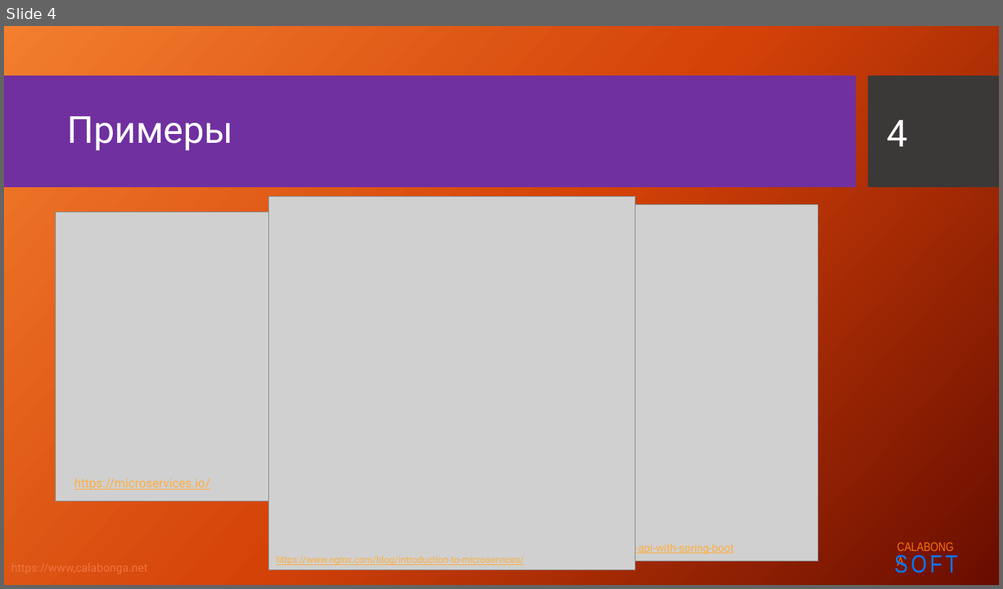
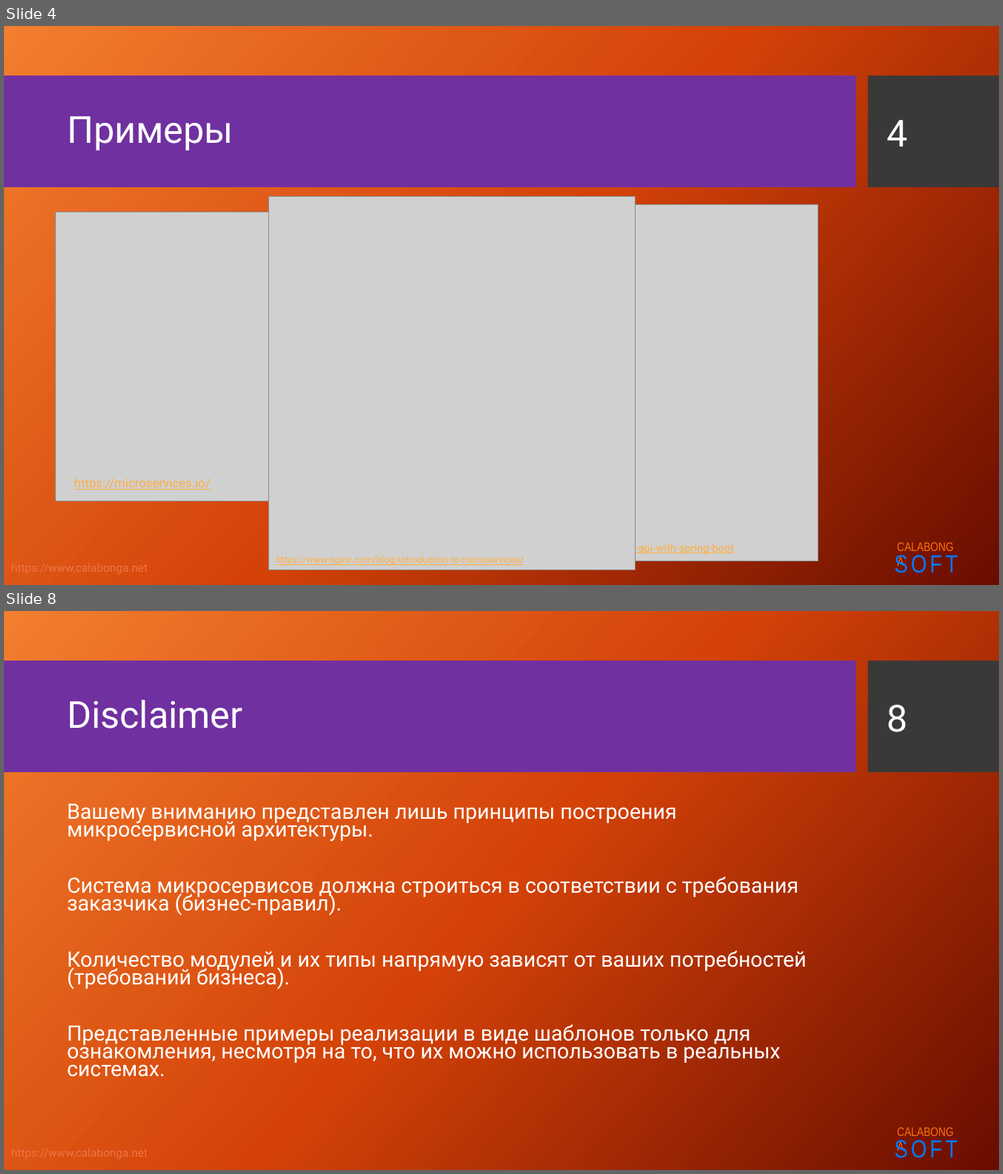
Before and after one commit to Calabonga/Microservice-Template, a slide deck: Presentation/Microservices2.pptx. Shown one above the other, each under a label of ours: slide 4 before the commit, slides 4 and 8 after it; the slides between them are not shown. The pictures are 1003x589 and 1003x1174 pixels, drawn with LibreOffice and Linux fonts; fonts in the diff are those of the drawing; grey boxes stand for pictures; background and template pictures are left out. Boxes give left, top, right and bottom in pixels: in the first picture for what was removed or moved away, otherwise in the second. Text is boxed around its words. In the diff, an @@ line names an element or a change of style, - is before the commit and + after.

```diff
--- a/Presentation/Microservices2.pptx
+++ b/Presentation/Microservices2.pptx
@@ slide 8 added at (4,611,999,1170), background picture (left out); not listed: 5 template elements that a slide beside it also shows @@
@@ title added at (67,700,242,729), 36 pt, text #FFFFFF @@
+Disclaimer
@@ page number added at (887,704,908,732), 36 pt, text #FFFFFF @@
+8
@@ text added at (67,803,806,1077), 20.4 pt, text #FFFFFF @@
+Вашему вниманию представлен лишь принципы построения микросервисной архитектуры.
+Система микросервисов должна строиться в соответствии с требования заказчика (бизнес-правил).
+Количество модулей и их типы напрямую зависят от ваших потребностей (требований бизнеса).
+Представленные примеры реализации в виде шаблонов только для ознакомления, несмотря на то, что их можно использовать в реальных системах.
```
Also in this commit, not shown: 3 slides changed, 3 other slides added, 1 slide removed, 7 other files.
